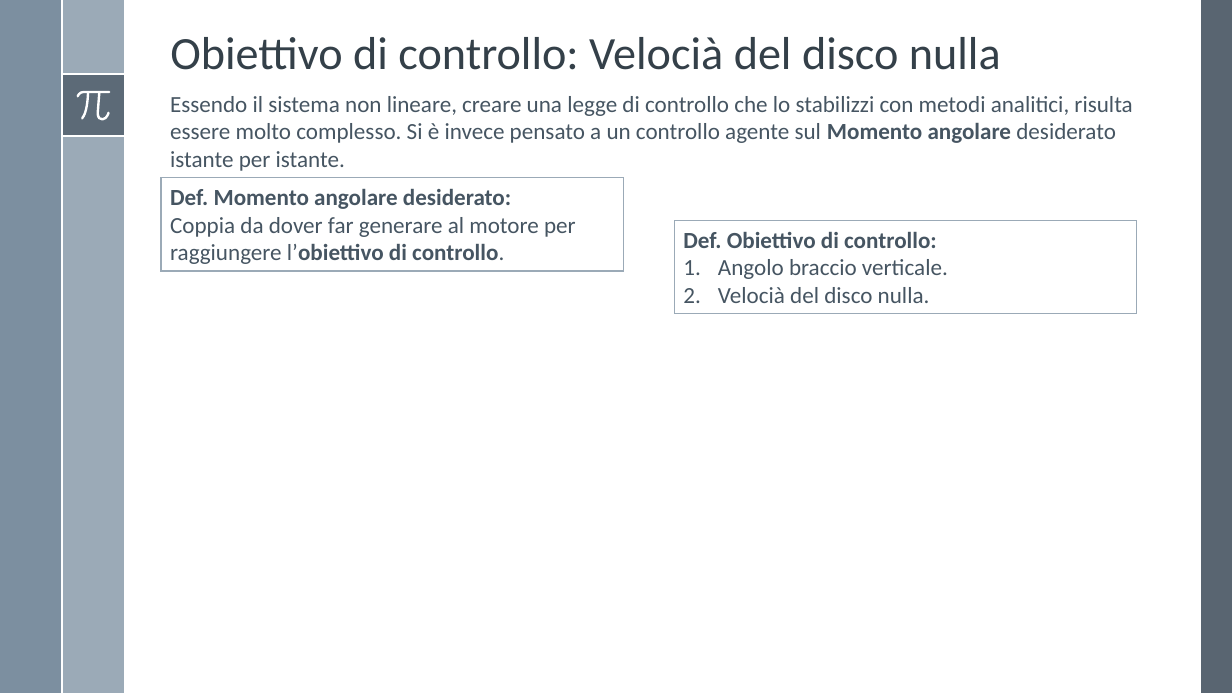
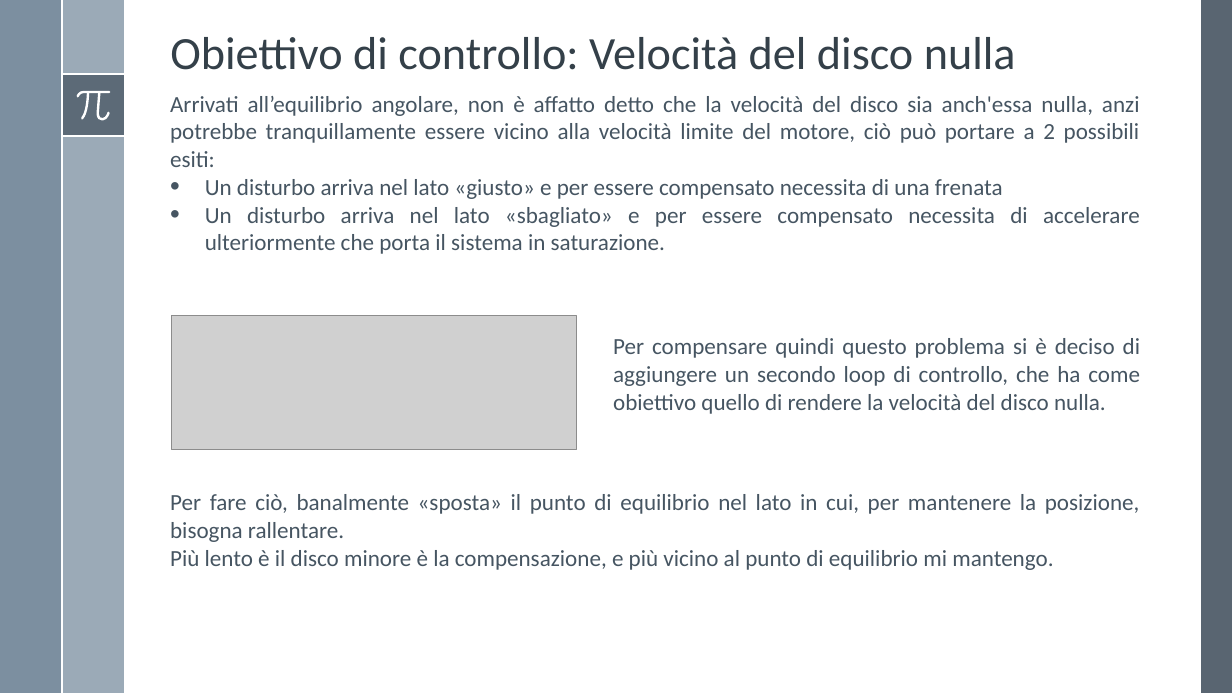
Before and after one commit to Alfystar/mv-Project, a slide deck: slide 6 of 00_Relazione/Simulazione sistema e Modello di controllo/Simulazione e Controllo.pptx. Drawn at 1232x693 pixels with LibreOffice and Linux fonts; fonts in the diff are those of the drawing; grey boxes stand for pictures. Boxes give left, top, right and bottom in pixels: in the first picture for what was removed or moved away, otherwise in the second. Text is boxed around its words. In the diff, an @@ line names an element or a change of style, - is before the commit and + after.

Commit message:
presentazione controllo

```diff
--- a/00_Relazione/Simulazione sistema e Modello di controllo/Simulazione e Controllo.pptx
+++ b/00_Relazione/Simulazione sistema e Modello di controllo/Simulazione e Controllo.pptx
@@ title at [170, 37, 1016, 70]: text changed @@
-Obiettivo di controllo: Velocià del disco nulla
+Obiettivo di controllo: Velocità del disco nulla
@@ text at [170, 96, 1140, 254]: text changed @@
-Essendo il sistema non lineare, creare una legge di controllo che lo stabilizzi con metodi analitici, risulta essere molto complesso. Si è invece pensato a un controllo agente sul Momento angolare desiderato istante per istante.
+Arrivati all’equilibrio angolare, non è affatto detto che la velocità del disco sia anch'essa nulla, anzi potrebbe tranquillamente essere vicino alla velocità limite del motore, ciò può portare a 2 possibili esiti:
+• Un disturbo arriva nel lato «giusto» e per essere compensato necessita di una frenata
+• Un disturbo arriva nel lato «sbagliato» e per essere compensato necessita di accelerare ulteriormente che porta il sistema in saturazione.
@@ rectangle removed at [161, 177, 623, 271] @@
-Def. Momento angolare desiderato:
-Coppia da dover far generare al motore per raggiungere l’obiettivo di controllo.
@@ rectangle removed at [674, 221, 1136, 314] @@
-Def. Obiettivo di controllo:
-1. Angolo braccio verticale.
-2. Velocià del disco nulla.
@@ picture added at [171, 316, 577, 450] @@
@@ text added at [613, 338, 1140, 414], 18 pt, text #465562 @@
+Per compensare quindi questo problema si è deciso di aggiungere un secondo loop di controllo, che ha come obiettivo quello di rendere la velocità del disco nulla.
@@ text added at [170, 494, 1140, 570], 18 pt, text #465562 @@
+Per fare ciò, banalmente «sposta» il punto di equilibrio nel lato in cui, per mantenere la posizione, bisogna rallentare.
+Più lento è il disco minore è la compensazione, e più vicino al punto di equilibrio mi mantengo.
```
Also in this commit, not shown: 3 other slides changed, 2 slides added, 2 slides removed, 4 other files.
